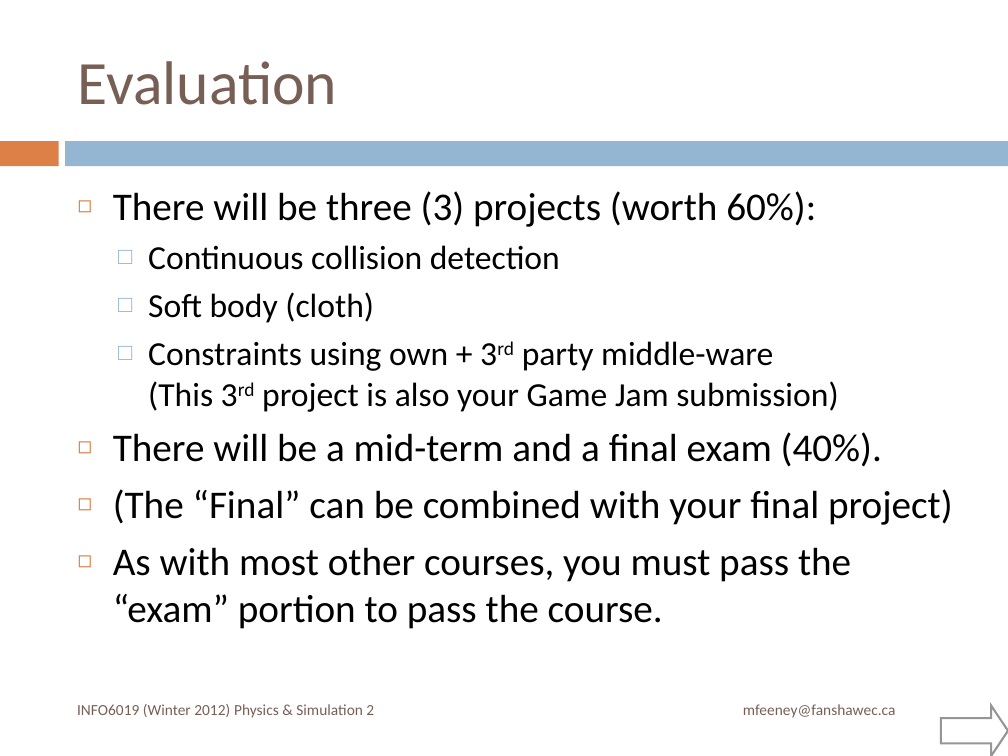
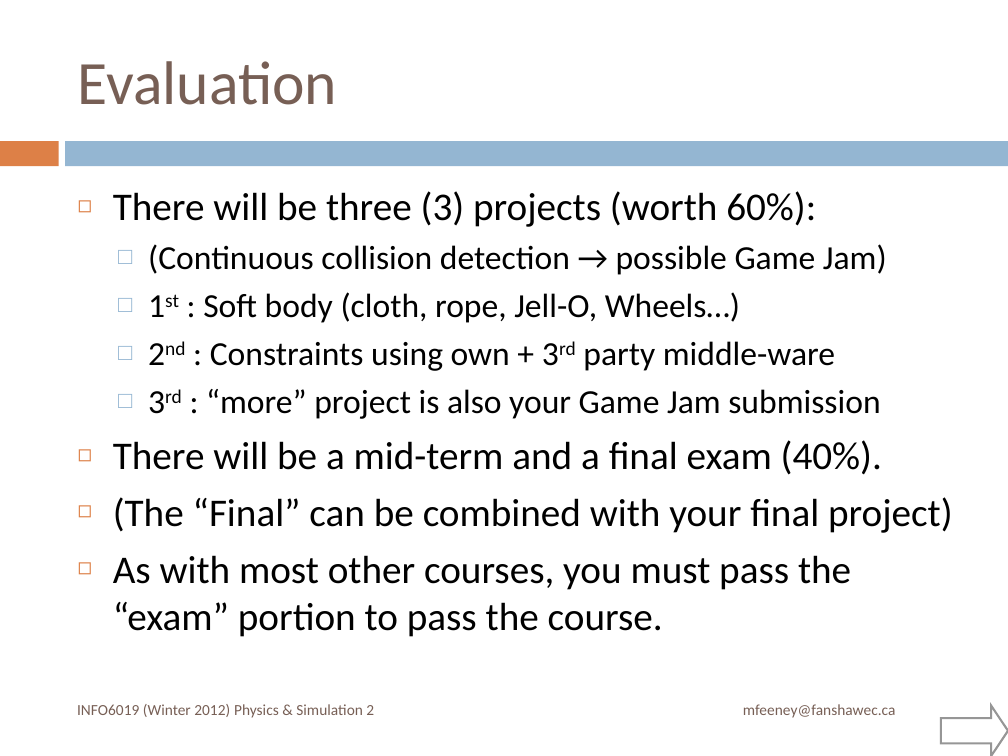
Before and after one commit to FeeneyCodes/GDP202324, a slide deck: slide 5 of 6022_Phys 2/D2D/W01/6022_W24_W01D01_Course_Intro_Dynamic_Intersections.pptx. Drawn at 1008x756 pixels with LibreOffice and Linux fonts; fonts in the diff are those of the drawing. Boxes give left, top, right and bottom in pixels: in the first picture for what was removed or moved away, otherwise in the second. Text is boxed around its words. In the diff, an @@ line names an element or a change of style, - is before the commit and + after.

```diff
--- a/6022_Phys 2/D2D/W01/6022_W24_W01D01_Course_Intro_Dynamic_Intersections.pptx
+++ b/6022_Phys 2/D2D/W01/6022_W24_W01D01_Course_Intro_Dynamic_Intersections.pptx
@@ text at [148, 244, 887, 419]: text changed @@
-  □ Continuous collision detection
-  □ Soft body (cloth)
-  □ Constraints using own + 3rd party middle-ware
-    (This 3rd project is also your Game Jam submission)
+  □ (Continuous collision detection → possible Game Jam)
+  □ 1st : Soft body (cloth, rope, Jell-O, Wheels…)
+  □ 2nd : Constraints using own + 3rd party middle-ware
+  □ 3rd : “more” project is also your Game Jam submission
```
Also in this commit, not shown: 17 other files.
